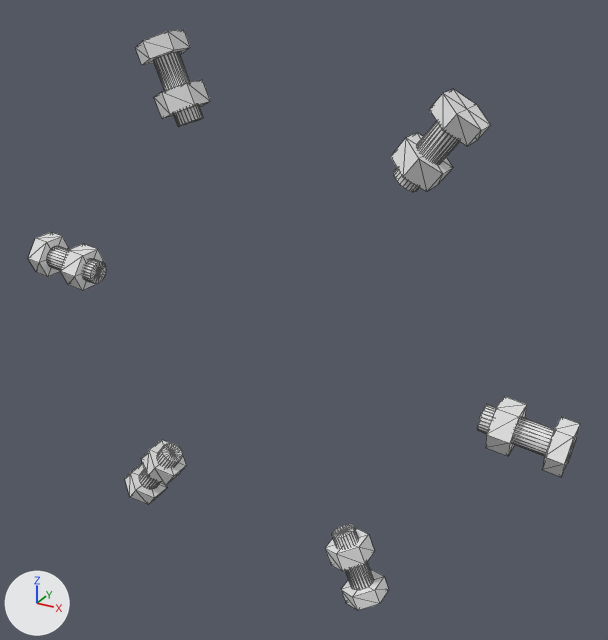
What one commit did to the glTF model viewer-full/bolts_bot.glb.
Rendered twice from a 50 mm lens placed at (94.8, -132.1, 84.6), pointed at (5.8, 29.8, 3.6). Lighting does not change. The marker at lower left points along +X, +Y and +Z. The first picture is the older version. Mesh edges are drawn as thin lines. Where no turn or scale is listed for an object, it has been applied to the vertices. Vertices at exactly the same position are counted once.

Objects in the first picture: 'b0_52.4', 'b1_112.4', 'b2_172.4', 'b3_232.4', 'b4_292.4', 'b5_352.4'.
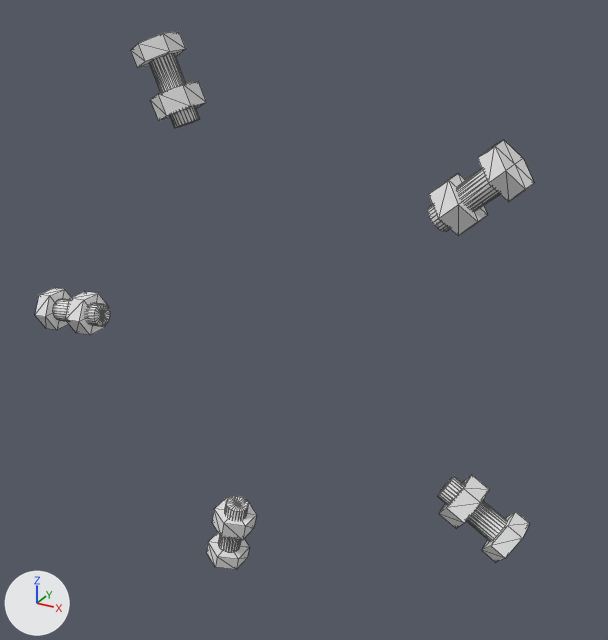
The change, as JSON lines over the scene's bpy script:
```json
{"block": "me_b1_112_4", "where": "# used by ob_b1_112_4; location = (0.0, 0.0, 0.0)"}
{"op": "remove", "block": "me_b1_112_4", "code": "me_b1_112_4.from_pydata(...)  # 77 vertices, 144 faces; spans x -32.1..-16.6, y 18.2..29.8, z 47.9..68.6"}
{"op": "add", "block": "me_b1_112_4", "code": "me_b1_112_4.from_pydata(...)  # 77 vertices, 144 faces; spans x -33.4..-17.7, y 18.2..29.8, z 47.4..68.1"}
{"block": "me_b1_112_4", "change": "me_b1_112_4 part 1: the whole mesh is turned -1.1 degrees about the y axis through the mesh origin"}
{"op": "add", "block": "me_b4_329_5", "code": ["me_b4_329_5 = bpy.data.meshes.new('b4_329.5')", "me_b4_329_5.from_pydata(...)  # 77 vertices, 144 faces; spans x 44.2..64.7, y 18.2..29.8, z -40.9..-24.0"]}
{"op": "add", "block": "me_b3_257_5", "code": ["me_b3_257_5 = bpy.data.meshes.new('b3_257.5')", "me_b3_257_5.from_pydata(...)  # 77 vertices, 144 faces; spans x -20.5..-7.2, y 18.2..29.8, z -71.5..-51.1"]}
{"op": "add", "block": "me_b2_185_5", "code": ["me_b2_185_5 = bpy.data.meshes.new('b2_185.5')", "me_b2_185_5.from_pydata(...)  # 77 vertices, 144 faces; spans x -72.2..-52.5, y 18.2..29.8, z -11.9..-0.4"]}
{"op": "add", "block": "me_b0_41_5", "code": ["me_b0_41_5 = bpy.data.meshes.new('b0_41.5')", "me_b0_41_5.from_pydata(...)  # 77 vertices, 144 faces; spans x 37.7..57.3, y 18.2..29.8, z 32.9..51.5"]}
{"op": "remove", "block": "ob_b0_52_4", "code": ["ob_b0_52_4 = bpy.data.objects.new('b0_52.4', me_b0_52_4)", "ob_b0_52_4.location = (0.0, 0.0, 0.0)"]}
{"op": "remove", "block": "ob_b2_172_4", "code": ["ob_b2_172_4 = bpy.data.objects.new('b2_172.4', me_b2_172_4)", "ob_b2_172_4.location = (0.0, 0.0, 0.0)"]}
{"op": "remove", "block": "ob_b3_232_4", "code": ["ob_b3_232_4 = bpy.data.objects.new('b3_232.4', me_b3_232_4)", "ob_b3_232_4.location = (0.0, 0.0, 0.0)"]}
{"op": "remove", "block": "ob_b4_292_4", "code": ["ob_b4_292_4 = bpy.data.objects.new('b4_292.4', me_b4_292_4)", "ob_b4_292_4.location = (0.0, 0.0, 0.0)"]}
{"op": "remove", "block": "ob_b5_352_4", "code": ["ob_b5_352_4 = bpy.data.objects.new('b5_352.4', me_b5_352_4)", "ob_b5_352_4.location = (0.0, 0.0, 0.0)"]}
{"op": "add", "block": "ob_b4_329_5", "code": ["ob_b4_329_5 = bpy.data.objects.new('b4_329.5', me_b4_329_5)", "ob_b4_329_5.location = (0.0, 0.0, 0.0)"]}
{"op": "add", "block": "ob_b3_257_5", "code": ["ob_b3_257_5 = bpy.data.objects.new('b3_257.5', me_b3_257_5)", "ob_b3_257_5.location = (0.0, 0.0, 0.0)"]}
{"op": "add", "block": "ob_b2_185_5", "code": ["ob_b2_185_5 = bpy.data.objects.new('b2_185.5', me_b2_185_5)", "ob_b2_185_5.location = (0.0, 0.0, 0.0)"]}
{"op": "add", "block": "ob_b0_41_5", "code": ["ob_b0_41_5 = bpy.data.objects.new('b0_41.5', me_b0_41_5)", "ob_b0_41_5.location = (0.0, 0.0, 0.0)"]}
```

Where the change shows, as pixel boxes [x1, y1, x2, y2] in the pictures (608 x 640 px):
```json
{"object": "b0_52.4", "change": "deleted", "before": [391, 89, 491, 192]}
{"object": "b0_41.5", "change": "added", "after": [428, 140, 534, 236]}
{"object": "b5_352.4", "change": "deleted", "before": [477, 396, 580, 477]}
{"object": "b1_112.4", "change": "turned", "before": [135, 29, 210, 127], "after": [131, 31, 206, 128]}
{"object": "b4_329.5", "change": "added", "after": [437, 475, 530, 562]}
{"object": "b4_292.4", "change": "deleted", "before": [325, 525, 389, 611]}
{"object": "b2_172.4", "change": "deleted", "before": [28, 232, 106, 290]}
{"object": "b2_185.5", "change": "added", "after": [35, 288, 110, 335]}
{"object": "b3_257.5", "change": "added", "after": [207, 496, 257, 570]}
{"object": "b3_232.4", "change": "deleted", "before": [125, 440, 186, 505]}
```
